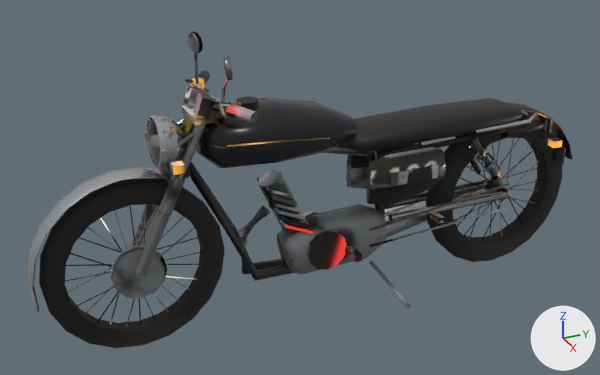
Two versions of the glTF model nostalgia/assets3d/rx100.glb, one commit apart.
Before and after are seen from a 50 mm lens placed at (19.67, -9.93, 13.73), pointed at (-0.22, -0.98, 3.79). Arrows for +X, +Y and +Z are at lower right; the lights stay in place. The older version comes first. Vertices at exactly the same position are counted once.

In view in the first picture: 'rx100'.
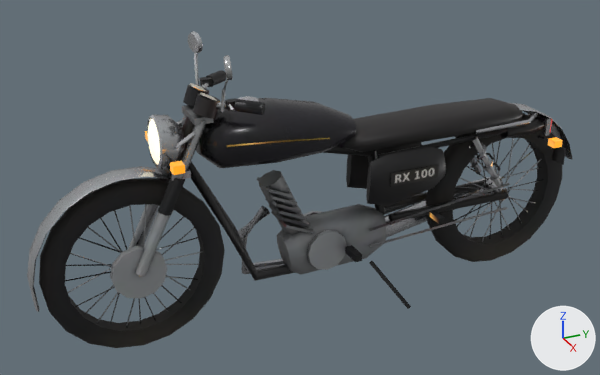
Pixel boxes (x1, y1, x2, y2) of what changed, in the pictures (600 x 375 px; the box of a moved part takes in the faces that stretch with it):
'rx100', reshaped, surface changed: (27, 31, 572, 348) in both
part 1 of me_rx100, moved or reshaped: before (212, 104, 220, 112); after (215, 102, 235, 109)
part 2 of me_rx100, moved or reshaped: before (226, 103, 258, 124); after (235, 99, 265, 115)
part 3 of me_rx100, moved or reshaped: before (221, 107, 227, 119); after (227, 104, 235, 111)
part 4 of me_rx100, moved or reshaped: before (220, 102, 231, 114); after (225, 98, 237, 111)
part 5 of me_rx100, moved or reshaped (mostly hidden): before (196, 83, 202, 87); after (201, 82, 209, 89)
part 6 of me_rx100, moved or reshaped: before (198, 70, 210, 85); after (206, 70, 226, 86)
part 7 of me_rx100, moved or reshaped: before (192, 78, 205, 88); after (200, 77, 213, 87)
part 8 of me_rx100, surface changed: (65, 31, 572, 327) in both

What changed in the scene script:
```text
Change me_rx100:
    used by ob_rx100; location = (0.0, 0.0, 0.0)
    remove me_rx100.from_pydata(...)  # 2524 vertices, 4038 faces; spans x -2.0..2.0, y -8.7..8.6, z 0.0..8.3
    add me_rx100.from_pydata(...)  # 2524 vertices, 4038 faces; spans x -1.6..1.7, y -8.7..8.6, z 0.0..8.3
    me_rx100 part 1: the loose piece of 18 vertices spanning x 0.5..1.9, y -3.9..-3.1, z 6.8..7.1 is scaled about its middle by (0.743, 1.49, 1.07), then moved by (-0.2, 0.2, 0.0)
    me_rx100 part 2: the loose piece of 14 vertices spanning x 1.2..2.0, y -3.7..-3.0, z 6.8..7.1 is scaled about its middle by (0.706, 1.3, 0.991), then moved by (-0.3, 0.3, 0.0)
    me_rx100 part 3: the loose piece of 8 vertices spanning x 1.1..1.6, y -3.8..-3.6, z 6.9..7.1 is moved by (-0.2, 0.3, 0.0)
    me_rx100 part 4: the loose piece of 8 vertices spanning x 1.0..1.2, y -3.7..-3.4, z 6.9..7.1 is moved by (-0.1, 0.2, 0.0)
    me_rx100 part 5: the loose piece of 18 vertices spanning x -1.9..-0.5, y -3.9..-3.1, z 6.8..7.1 is scaled about its middle by (0.743, 1.49, 1.07), then moved by (0.2, 0.2, 0.0)
    me_rx100 part 6: the loose piece of 14 vertices spanning x -2.0..-1.2, y -3.6..-3.0, z 6.8..7.1 is scaled about its middle by (0.706, 1.3, 0.991), then moved by (0.3, 0.3, 0.0)
    me_rx100 part 7: the loose piece of 8 vertices spanning x -1.2..-1.0, y -3.7..-3.4, z 6.9..7.1 is moved by (0.1, 0.2, 0.0)
    me_rx100 part 8: texture (UV) coordinates of 3558 of 4038 faces, centred in x -1.9..2.0, y -8.7..8.6, z 0.0..8.3, changed; they spanned u 0.01..0.99, v 0.01..0.99 and now span u 0.01..0.99, v 0.01..0.99
    other edits to the shape of me_rx100 do not show in these pictures
```
